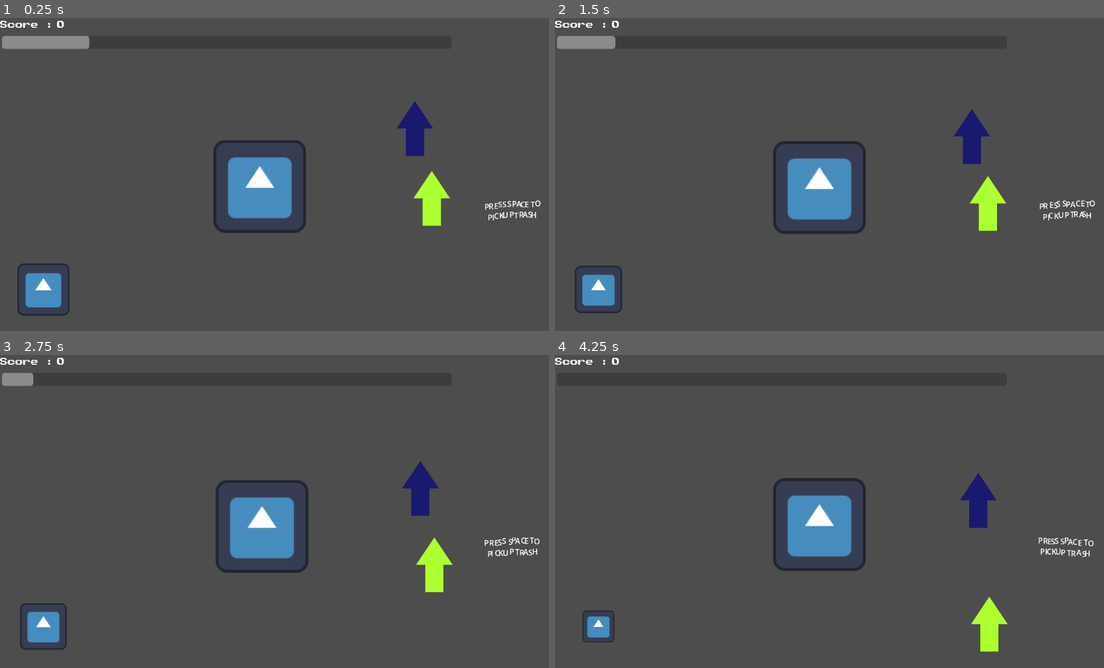
Above: before the commit, frames 1-4 (two rows, left to right).
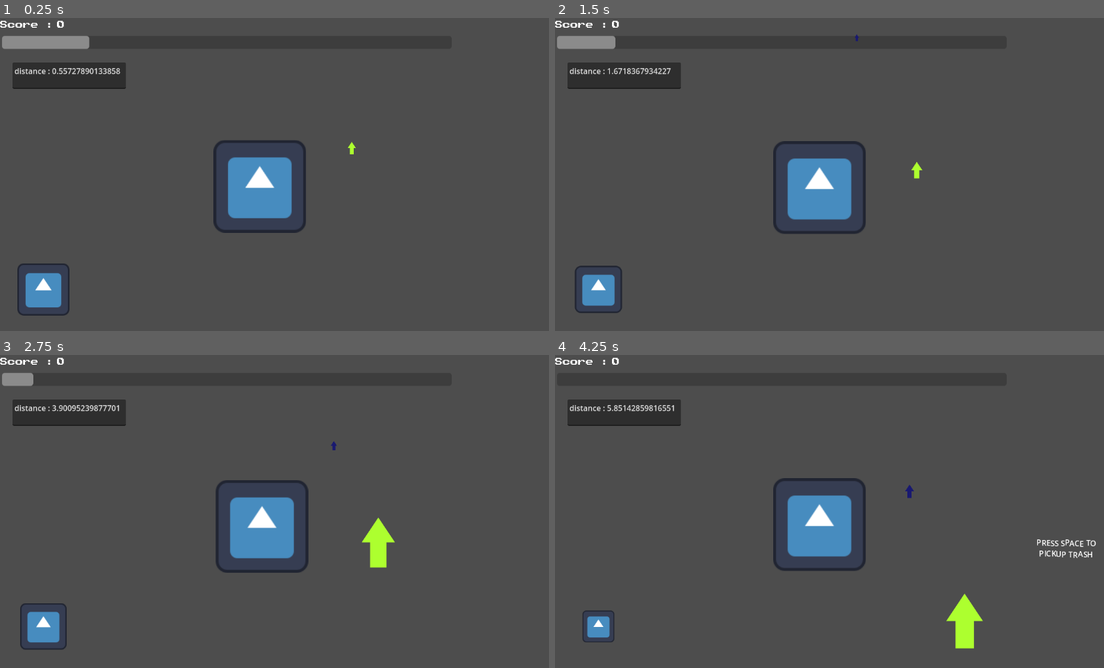
Above: after the commit, the same moments.

Repository: Mastoast/AntiCapitalism
Game: Godot game, scene res://scenes/capitalist_level.tscn
The game is run twice, just before and just after one commit, with the same random seed, the same clock (stepped at 60 frames per second) and the same inputs. The engine's default icon, where the game draws it, is replaced by a stand-in: a white triangle on a blue panel in a dark square. Sound files missing from this copy of the repository are replaced by a short silence.
Inputs:
- Up to frame 1 (0.25 s): no input
- Up to frame 2 (1.5 s): tap Space (input_begin) at 0.5, 1.25, 1.35 s; hold D (input_right) 0.53-1.28 s; tap E (input_action) at 0.6 s; tap Enter (ui_accept) at 0.77 s; hold Down (input_down) from 1.28 s (still down)
- Up to frame 3 (2.75 s): tap Enter (ui_accept) at 1.52 s; tap Space (input_begin) at 2 s; release Down (input_down) at 2.03 s; hold D (input_right) from 2.03 s (still down); tap E (input_action) at 2.1 s
- Up to frame 4 (4.25 s): tap Space (input_begin) at 2.75, 2.85, 3.5 s; release D (input_right) at 2.78 s; hold Up (input_up) 2.78-3.53 s; tap Enter (ui_accept) at 3.02, 3.77 s; hold Left (input_left) from 3.53 s (still down); tap E (input_action) at 3.6 s

The runs differ from the first frame. In frame 1, 3.1% of the frame differs, in the area x 2-99%, y 14-67%; in frame 2, 3.1%; in frame 3, 3.6%; in frame 4, 3.8%, in the area x 2-99%, y 14-95%.

Commit message:
Add pickable trash detection

Diff:
--- a/scenes/capitalist_level.tscn
+++ b/scenes/capitalist_level.tscn
@@ -46,23 +46,31 @@
 autowrap_mode = 0
 
 [node name="PickUpInstruction" type="RichTextLabel" parent="UI"]
+layout_mode = 0
 offset_left = 967.0
 offset_top = 378.0
 offset_right = 1154.0
 offset_bottom = 444.0
 bbcode_enabled = true
-text = "[tornado radius=5.0 freq=5.0][center][shake rate=20.0 level=20]PRESS SPACE TO PICKUP TRASH[/shake][/center][/tornado]"
+text = "[tornado radius=1.0 freq=2.0][center][shake rate=35.0 level=10]PRESS SPACE TO PICKUP TRASH[/shake][/center][/tornado]"
+
+[node name="debug_distance" type="TextEdit" parent="UI"]
+layout_mode = 0
+offset_left = 26.0
+offset_top = 92.0
+offset_right = 261.0
+offset_bottom = 147.0
 
 [node name="truck" parent="." instance=ExtResource("3_dewsc")]
 
 [node name="TrashSpawn" type="Marker2D" parent="."]
-position = Vector2(773, -127)
+position = Vector2(556, -112)
+
+[node name="TrashInteraction" type="Marker2D" parent="."]
+position = Vector2(798, 423)
 
 [node name="TrashDespawn" type="Marker2D" parent="."]
-position = Vector2(900, 748)
-
-[node name="TrashInteraction" type="Marker2D" parent="."]
-position = Vector2(900, 400)
+position = Vector2(926, 756)
 
 [node name="rythm_helper" parent="." instance=ExtResource("4_42vja")]
 position = Vector2(90, 562)
--- a/scripts/capitalist_level.gd
+++ b/scripts/capitalist_level.gd
@@ -1,7 +1,7 @@
 extends Node2D
 
 @export var combo_decrease_speed = 5.0
-@export var truck_speed = 1.0
+@export var truck_speed = 3.0
 @export var trash_can = load("res://objects/trash_can.tscn")
 @export var pickup_distance = 1.0
 
@@ -11,13 +11,15 @@
 var combo = 20.0
 
 var is_truck_moving
+var in_pattern = false
+var pickable_trash
 
 var max_trash_distance = 20.0
 var min_trash_distance = -3.0
 var trash_cans = []
 var level1 = [
-	{"distance": 1.0, "sprite": Color.GREEN_YELLOW, "pattern": Pattern.pattern1},
-	{"distance": 5.0, "sprite": Color.MIDNIGHT_BLUE, "pattern": Pattern.pattern2},
+	{"distance": 5.0, "sprite": Color.GREEN_YELLOW, "pattern": Pattern.pattern1},
+	{"distance": 10.0, "sprite": Color.MIDNIGHT_BLUE, "pattern": Pattern.pattern2},
 	{"distance": 20.0, "sprite": Color.GREEN_YELLOW, "pattern": Pattern.pattern1}
 ]
 
@@ -41,6 +43,8 @@
 	#
 	$UI/ScoreText.text = str(score)
 	$UI/ComboBar.value = combo
+	$UI/PickUpInstruction.visible = pickable_trash and not in_pattern
+	$UI/debug_distance.text = "distance : " + str(distance)
 	previous_time = current_time
 
 func _input(event):
@@ -79,9 +83,8 @@
 			trash.queue_free()
 			continue
 		# visual scaling
-#		var trash_scale = min(1 / absf(truck_distance), 1.0)
-#		trash.scale = Vector2(trash_scale, trash_scale)
-#		var ratio = 1 - truck_distance / (max_trash_distance - min_trash_distance)
+		var trash_scale = min(1 / absf(truck_distance), 1.0)
+		trash.scale = Vector2(trash_scale, trash_scale)
 		# position
 		if truck_distance >= 0:
 			var ratio = 1 - truck_distance / (max_trash_distance - truck_distance)
@@ -90,9 +93,12 @@
 			var ratio = 1 - truck_distance / (min_trash_distance - truck_distance)
 			trash.position = $TrashDespawn.position.lerp($TrashInteraction.position, min(max(ratio, 0), 1))
 		#
-		if absf(truck_distance) <  pickup_distance:
+		if not trash.is_empty and absf(truck_distance) < pickup_distance:
 			pickable = true
-	$UI/PickUpInstruction.visible = pickable
+			pickable_trash = trash
+	# missed trash
+	if not pickable and pickable_trash and not pickable_trash.is_empty:
+		_on_missed_trash()
 
 func _on_new_beat():
 	pass
@@ -104,4 +110,8 @@
 	score -= 5
 
 func _on_bad_input():
-	score -= 3
+	combo -= 3
+
+func _on_missed_trash():
+	pickable_trash = false
+	combo -= 3
--- a/scripts/trash_can.gd
+++ b/scripts/trash_can.gd
@@ -3,6 +3,7 @@
 var distance
 var pattern
 var sprite
+var is_empty = false
 
 func init(distance, pattern, sprite):
 	self.distance = distance
